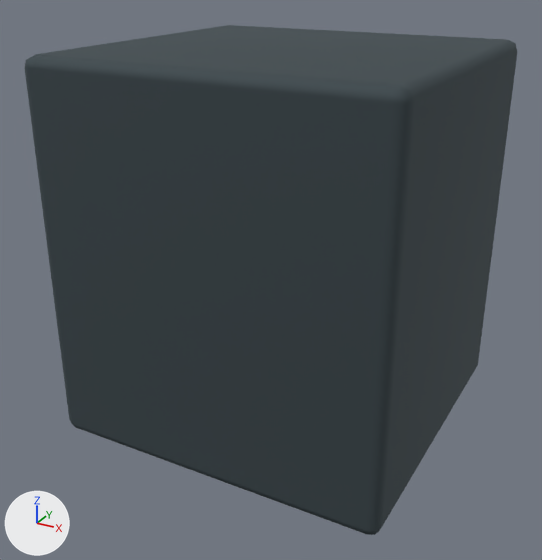
The Blender file tools/godot-campaign/structure-art/blend/gate-shaft-1.blend as it was, and as the next commit left it.
Before and after are seen from a camera (50 mm lens) standing at (0.862, -1.661, 1.2) and looking at (-0.018, -0.06, 0.4). Lighting does not change. The marker at lower left points along +X, +Y and +Z. The older version comes first.

The first picture shows 'gate_0'.
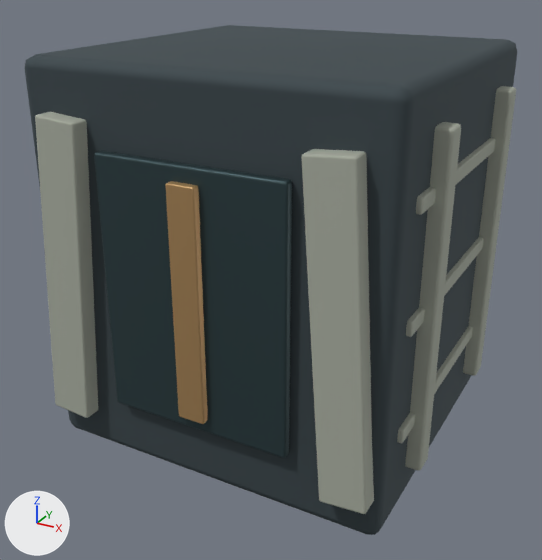
Pixel boxes (x1, y1, x2, y2) of what changed, in the pictures (542 x 560 px):
'gate_1', reshaped (not visible before)
    after: (35, 86, 516, 514)
'gate_2', reshaped (not visible before)
    after: (94, 151, 292, 458)
'gate_3', reshaped (not visible before)
    after: (165, 181, 208, 424)
part 1 of me_cube_001, added
    after: (35, 112, 98, 418)
part 2 of me_cube_001, added
    after: (302, 149, 374, 514)
part 3 of me_cube_001, added
    after: (397, 86, 516, 471)

The change, as a diff of the scene's bpy script:
```diff
--- a/tools/godot-campaign/structure-art/blend/gate-shaft-1.blend.py
+++ b/tools/godot-campaign/structure-art/blend/gate-shaft-1.blend.py
@@ me_cube_001 @@
 # used by ob_gate_1; location = (0.0, 0.0, 0.0); rotation_euler = (1.571, 0.0, 0.0), in degrees (90, 0, 0)
-me_cube_001.from_pydata(...)  # 112 vertices, 108 faces; spans x -0.434..0.434, y 0.106..0.874, z -0.473..-0.413
+me_cube_001.from_pydata(...)  # 784 vertices, 756 faces; spans x -0.487..0.487, y 0.105..0.895, z -0.473..0.473
+# me_cube_001 part 1: the loose piece of 56 vertices spanning x -0.434..-0.269, y 0.106..0.874, z -0.473..-0.413 is copied, and the copy is moved by (0.0, 0.0, 0.886); it spans x -0.434..-0.269, y 0.106..0.874, z 0.413..0.473
+# me_cube_001 part 2: the loose piece of 56 vertices spanning x 0.269..0.434, y 0.106..0.874, z -0.473..-0.413 is copied, and the copy is moved by (0.0, 0.0, 0.886); it spans x 0.269..0.434, y 0.106..0.874, z 0.413..0.473
+# me_cube_001 part 3: 280 vertices added at x 0.417..0.487, y 0.105..0.895, z -0.345..0.345
+# other edits to the shape of me_cube_001 do not show in these pictures
 me_cube_001.materials.append(mat_gate_1)
@@ me_cube_003 @@
 # used by ob_gate_2; location = (0.0, 0.0, 0.0); rotation_euler = (1.571, 0.0, 0.0), in degrees (90, 0, 0)
-me_cube_003.from_pydata(...)  # 56 vertices, 54 faces; spans x -0.235..0.235, y 0.175..0.805, z -0.458..-0.432
+me_cube_003.from_pydata(...)  # 112 vertices, 108 faces; spans x -0.235..0.235, y 0.175..0.805, z -0.458..0.458
+# me_cube_003 part 4: the loose piece of 56 vertices spanning x -0.235..0.235, y 0.175..0.805, z -0.458..-0.432 is copied, and the copy is moved by (0.0, 0.0, 0.89); it spans x -0.235..0.235, y 0.175..0.805, z 0.432..0.458
 me_cube_003.materials.append(mat_gate_2)
@@ me_cube_004 @@
 # used by ob_gate_3; location = (0.0, 0.0, 0.0); rotation_euler = (1.571, 0.0, 0.0), in degrees (90, 0, 0)
-me_cube_004.from_pydata(...)  # 56 vertices, 54 faces; spans x -0.035..0.035, y 0.21..0.77, z -0.476..-0.454
+me_cube_004.from_pydata(...)  # 112 vertices, 108 faces; spans x -0.035..0.035, y 0.21..0.77, z -0.476..0.476
+# me_cube_004 part 5: the loose piece of 56 vertices spanning x -0.035..0.035, y 0.21..0.77, z -0.476..-0.454 is copied, and the copy is moved by (0.0, 0.0, 0.93); it spans x -0.035..0.035, y 0.21..0.77, z 0.454..0.476
 me_cube_004.materials.append(mat_gate_3)
```
